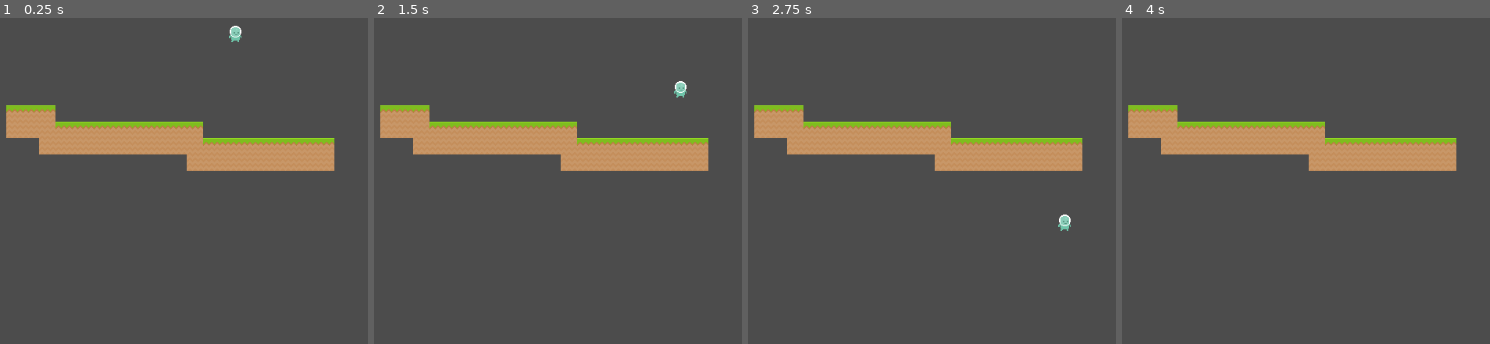
Above: before the commit, frames 1-4 (left to right).
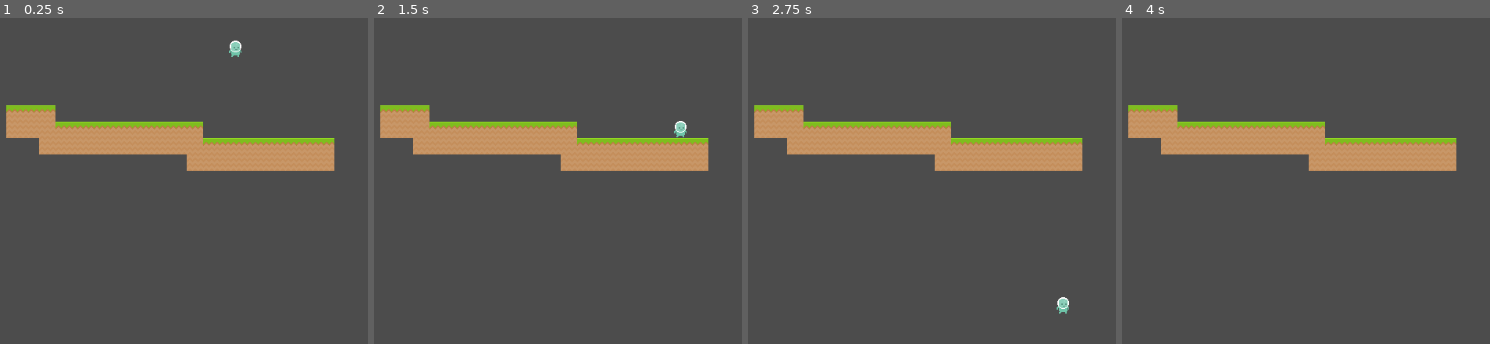
Above: after the commit, the same moments.

Repository: ItsSeaJay/montblanc-platinum
Game: Godot game, scene res://Main.tscn
Two runs of this game, one before a commit and one after it. Both use one fixed random seed, a clock stepped at 60 frames per second and the inputs below.
Inputs:
- Up to frame 1 (0.25 s): no input
- Up to frame 2 (1.5 s): hold Right (ui_right) from 0.53 s (still down); tap Space (ui_select) at 0.77 s
- Up to frame 3 (2.75 s): tap Space (ui_select) at 1.52 s; release Right (ui_right) at 2.03 s; hold Left (ui_left) from 2.03 s (still down)
- Up to frame 4 (4 s): release Left (ui_left) at 2.78 s; hold Right (ui_right) from 2.78 s (still down); tap Space (ui_select) at 3.02, 3.77 s

The runs differ from the first frame. In frame 1, 0.3% of the frame differs, in the area x 62-66%, y 2-12%; in frame 2, 0.3%; in frame 3, 0.3%; in frame 4, nothing differs.

Commit message:
Refactor physics calculations to factor distance as well as move speed and height

Diff:
--- a/player/Player.gd
+++ b/player/Player.gd
@@ -1,13 +1,15 @@
 extends KinematicBody2D
 
-export (int) var jump_height = 128
-export (int) var jump_duration = 2
+export (int) var jump_height = 32
+export (int) var jump_distance = 32
+
 export (int) var run_speed = 100
 export (int) var acceleration = 1200
 export (int) var friction = 1200
 
-var jump_speed = -get_jump_speed(jump_height, jump_duration)
-var gravity = -get_gravity(jump_height, jump_duration)
+var jump_duration = 2
+var jump_speed = -get_jump_speed2(jump_height, run_speed, jump_distance)
+var gravity = -get_gravity2(jump_height, run_speed, jump_distance)
 
 var velocity = Vector2()
 var jumping = false
@@ -40,3 +42,9 @@
 
 func get_gravity(height, duration):
 	return (-2 * jump_height) / (jump_duration * jump_duration)
+
+func get_jump_speed2(height, speed, distance):
+	return (2 * height * speed) / distance
+
+func get_gravity2(height, speed, distance):
+	return (-2 * height * (speed * speed)) / (distance * distance)
